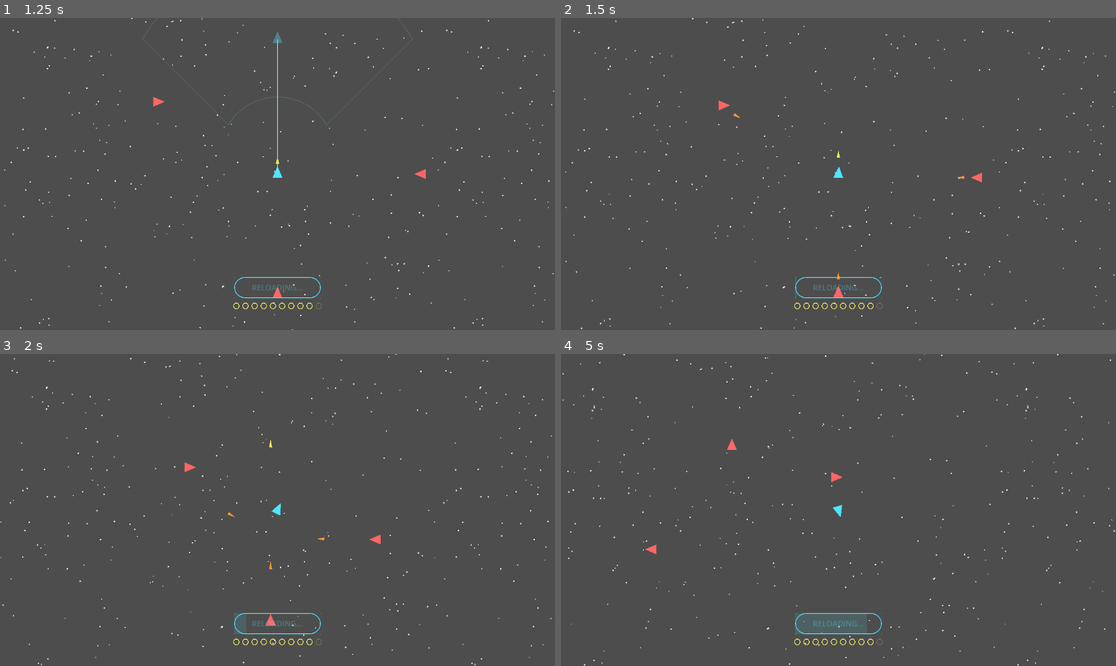
Above: before the commit, frames 1-4 (two rows, left to right).
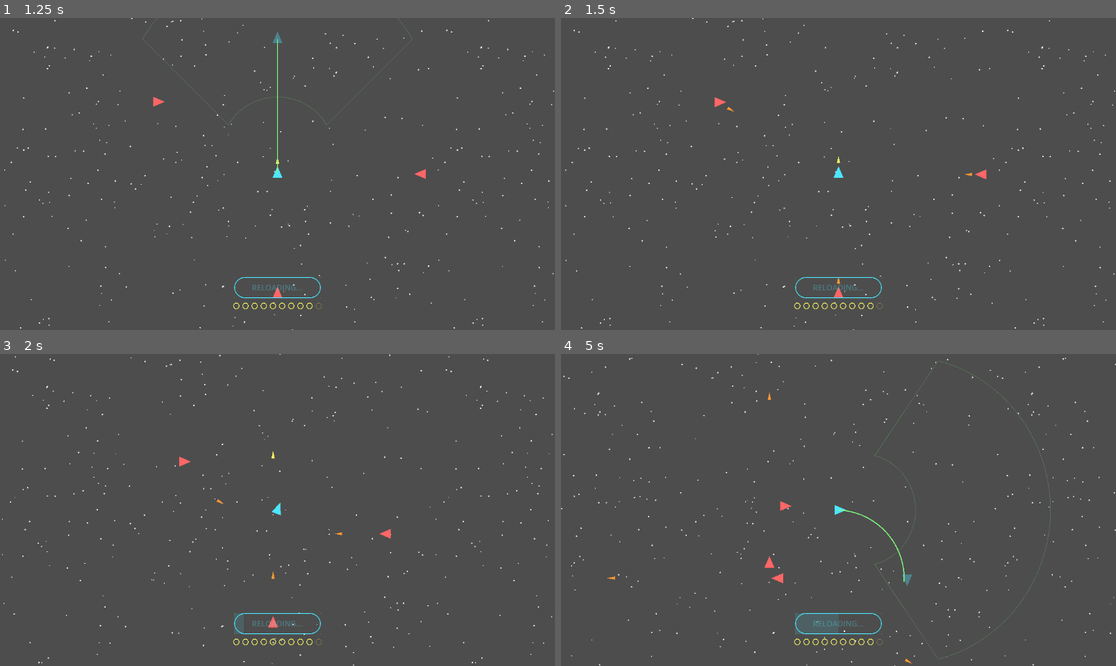
Above: after the commit, the same moments.

Repository: failuer/vibe-space
Game: Godot game, scene res://game_world.tscn
The game is run twice, just before and just after one commit, with the same random seed, the same clock (stepped at 60 frames per second) and the same inputs.
Inputs (mouse positions are in pixels of both pictures, inside the frame that each line leads up to):
- Up to frame 1 (1.25 s): click "FIRE" at 0.5 s
- Up to frame 2 (1.5 s): move the mouse to (960, 158) at 1.27 s; click (960, 158) at 1.42 s
- Up to frame 3 (2 s): no input
- Up to frame 4 (5 s): move the mouse to (727, 525) at 2.02 s; click (727, 525) at 2.17 s; move the mouse to (894, 441) at 2.77 s; click (894, 441) at 2.92 s; move the mouse to (810, 572) at 3.52 s; click (810, 572) at 3.67 s; move the mouse to (1005, 556) at 4.27 s; click (1005, 556) at 4.42 s

Frame 1 is identical in both runs. In frame 2, 0.7% of the frame differs, in the area x 0-100%, y 0-100%; in frame 3, 0.9%; in frame 4, 1.3%.

Commit message:
feat: smooth time wind-up and wind-down at start/end of simulation phase

Diff:
--- a/game.gd
+++ b/game.gd
@@ -4,6 +4,8 @@
 enum GamePhase { PLANNING, SIMULATING, ENDED }
 
 const SIM_DURATION := 2.0 # seconds, tweakable
+const SIM_WINDUP_REAL := 0.25   # real seconds to ramp up to full speed at sim start
+const SIM_WINDDOWN_GAME := 0.5  # game seconds over which to ramp down at sim end
 const PLAYER_RADIUS := 16.0
 const ENEMY_RADIUS := 16.0
 const MISSILE_RADIUS := 8.0
@@ -57,6 +59,7 @@
 
 var phase: GamePhase = GamePhase.PLANNING
 var sim_time_left: float = 0.0
+var sim_real_elapsed: float = 0.0
 
 var player_pos: Vector2 = Vector2.ZERO
 var player_vel: Vector2 = Vector2.UP * PLAYER_SPEED_DEFAULT
@@ -211,6 +214,7 @@
 func _start_simulation() -> void:
     phase = GamePhase.SIMULATING
     sim_time_left = SIM_DURATION
+    sim_real_elapsed = 0.0
 
     # Commit planned movement intent for this turn (movement will curve at a constant rate over the whole slice)
     planned_player_target_dir = planned_player_vel.normalized()
@@ -222,20 +226,26 @@
 
 
 func _step_simulation(delta: float) -> void:
-    sim_time_left -= delta
+    sim_real_elapsed += delta
+    var windup := smoothstep(0.0, SIM_WINDUP_REAL, sim_real_elapsed)
+    var winddown := smoothstep(0.0, SIM_WINDDOWN_GAME, sim_time_left)
+    var time_scale := maxf(0.1, minf(windup, winddown))
+    var game_delta := delta * time_scale
+
+    sim_time_left -= game_delta
     if sim_time_left <= 0.0:
-        delta += sim_time_left # simulate only remaining time if overshoot
+        game_delta += sim_time_left # trim overshoot
         sim_time_left = 0.0
 
-    if delta > 0.0:
-        _integrate_motion(delta)
-        # Tick weapon cooldowns (tied to game time — paused during planning, scales with play speed)
+    if game_delta > 0.0:
+        _integrate_motion(game_delta)
+        # Tick weapon cooldowns (tied to game time — scales with time_scale automatically)
         if player_fire_cooldown > 0.0:
-            player_fire_cooldown = maxf(0.0, player_fire_cooldown - delta)
+            player_fire_cooldown = maxf(0.0, player_fire_cooldown - game_delta)
         for enemy in enemies:
             if enemy.alive and enemy.fire_cooldown > 0.0:
-                enemy.fire_cooldown = maxf(0.0, enemy.fire_cooldown - delta)
-        _step_enemy_firing(delta)
+                enemy.fire_cooldown = maxf(0.0, enemy.fire_cooldown - game_delta)
+        _step_enemy_firing(game_delta)
         _handle_collisions()
         _check_leave_play_area()
         _cull_offscreen_objects()
